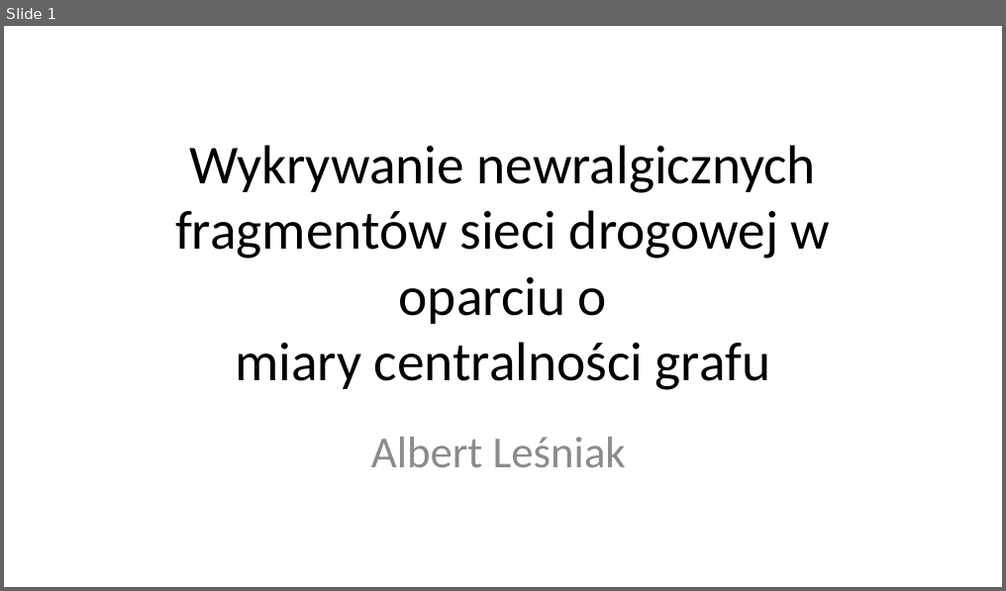
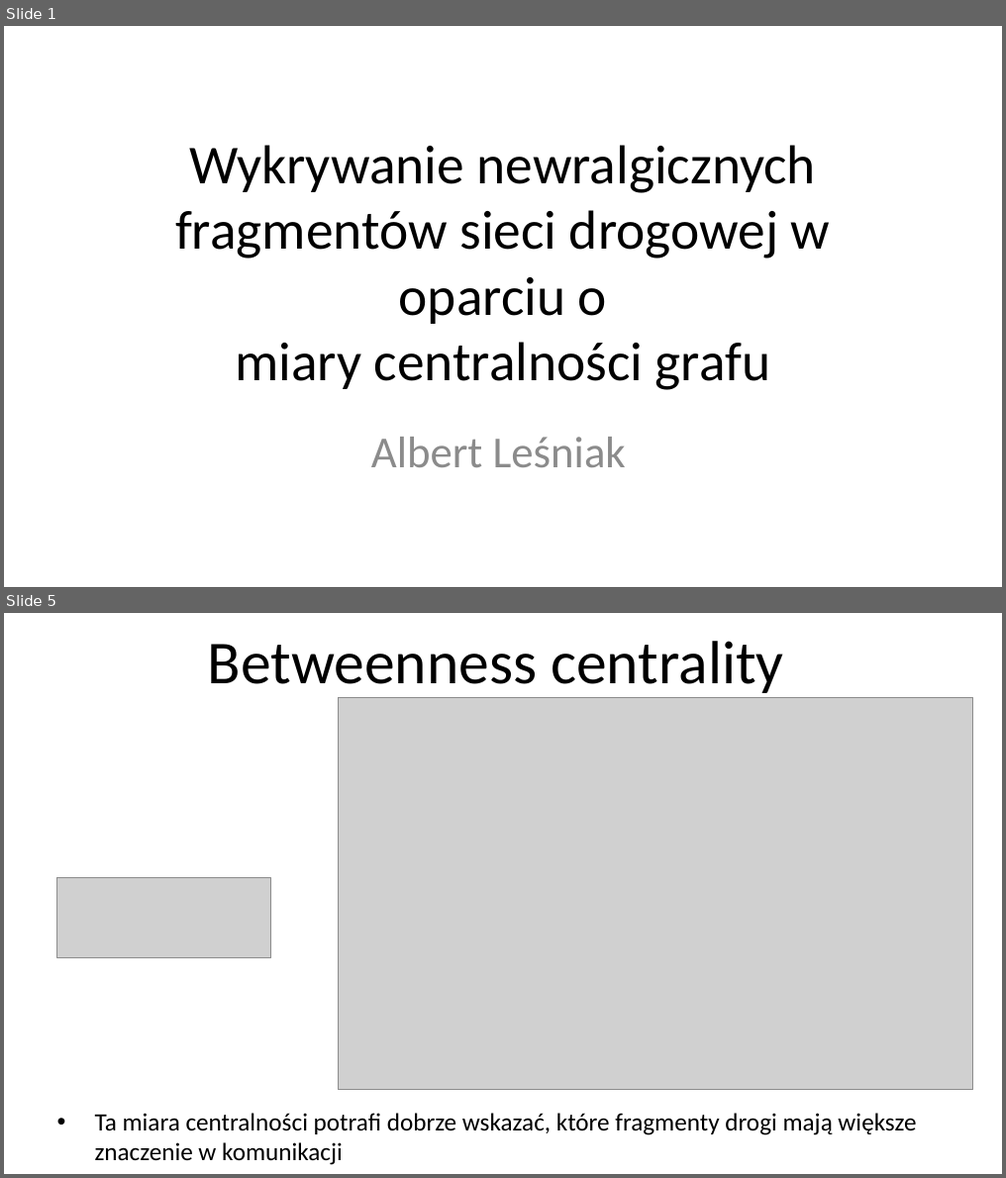
Before and after one commit to Albertll/PathViewer, a slide deck: Prezentacja.pptx. Shown one above the other, each under a label of ours: slide 1 before the commit, slides 1 and 5 after it; the slides between them are not shown. The pictures are 1006x591 and 1006x1178 pixels, drawn with LibreOffice and Linux fonts; fonts in the diff are those of the drawing; grey boxes stand for pictures. Boxes give left, top, right and bottom in pixels: in the first picture for what was removed or moved away, otherwise in the second. Text is boxed around its words. In the diff, an @@ line names an element or a change of style, - is before the commit and + after.

Commit message:
Added text to presentation

```diff
--- a/Prezentacja.pptx
+++ b/Prezentacja.pptx
@@ slide 5 added at (4, 613, 1002, 1174), background #FFFFFF @@
@@ title added at (208, 641, 783, 698), 44 pt, text #000000 @@
+Betweenness centrality
@@ picture added at (339, 697, 974, 1090) @@
@@ picture added at (57, 878, 271, 959) @@
@@ text added at (95, 1113, 916, 1165), 18 pt, text #000000 @@
+• Ta miara centralności potrafi dobrze wskazać, które fragmenty drogi mają większe znaczenie w komunikacji
```
Also in this commit, not shown: 3 slides changed, 10 other slides added, 12 slides removed.
